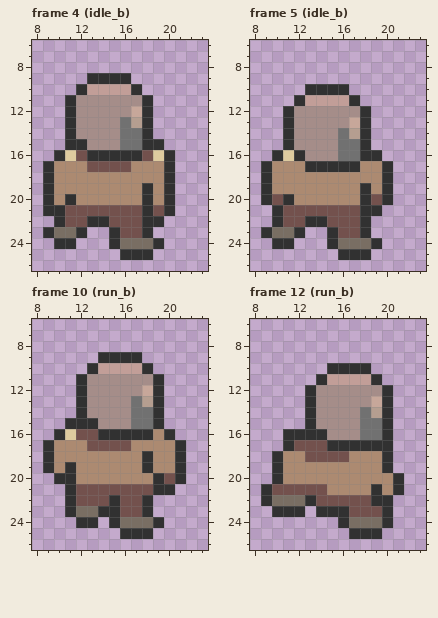
Edited in one commit: pixel-art file (DungeonCrawler/assets/player/player.aseprite). That is the earlier state.
32x32 pixels, 22 frames. Shown: frame 4 (idle_b): x 8..23, y 6..26; frame 5 (idle_b): x 8..23, y 6..26; frame 10 (run_b): x 8..23, y 6..26; frame 12 (run_b): x 8..23, y 6..26. The commit also changed other frames, which this record leaves out.
The same view after the edit:
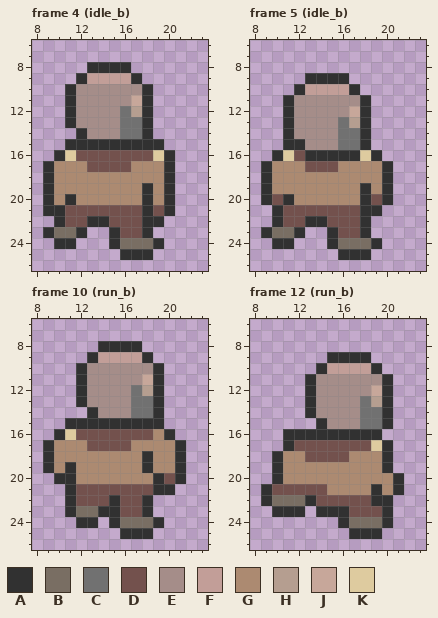
Palette (. is transparent): A #313131  B #796e63  C #717171  D #73514d  E #a58d89  F #c29e98  G #ac8a71  H #b59e90  J #c7a79a  K #decb9f
Changes in this commit:
Frame 4 (idle_b), layer "head Copy":
Colour A is added in row 8 at x 13 to 16; in row 9 at x 12 and 17; in row 10 at x 11 and 18.
Colour A replaces colour C in row 15 at x 16 to 17.
Colour A replaces colour E in row 14 at x 12; in row 15 at x 13 to 15.
Colour C replaces colour E in row 12 at x 16.
Colour C replaces colour H in row 13 at x 17.
Colour D replaces colour A in row 16 at x 13 to 17.
Colour E replaces colour A in row 10 at x 12 and 17.
Colour E replaces colour F in row 10 at x 13 to 16.
Colour F replaces colour A in row 9 at x 13 to 16.
Colour H replaces colour J in row 12 at x 17.
Colour J replaces colour E in row 11 at x 17.
The edit erases colour A in row 14 at x 11.
Frame 5 (idle_b), layer "head Copy":
Colour A is added in row 9 at x 13 to 16; in row 10 at x 12 and 17; in row 11 at x 11 and 18.
Colour A replaces colour C in row 16 at x 16 to 17.
Colour A replaces colour E in row 15 at x 12; in row 16 at x 13 to 15.
Colour C replaces colour E in row 13 at x 16.
Colour C replaces colour H in row 14 at x 17.
Colour D replaces colour A in row 16 at x 12; in row 17 at x 13 to 15.
Colour E replaces colour A in row 11 at x 12 and 17.
Colour E replaces colour F in row 11 at x 13 to 16.
Colour F replaces colour A in row 10 at x 13 to 16.
Colour G replaces colour A in row 17 at x 16 to 17.
Colour H replaces colour J in row 13 at x 17.
Colour J replaces colour E in row 12 at x 17.
Colour K replaces colour A in row 16 at x 18.
Frame 10 (run_b), layer "head Copy":
Colour A is added in row 8 at x 14 to 17; in row 9 at x 13 and 18; in row 10 at x 12 and 19.
Colour A replaces colour C in row 15 at x 17 to 18.
Colour A replaces colour E in row 14 at x 13; in row 15 at x 14 to 16.
Colour C replaces colour E in row 12 at x 17.
Colour C replaces colour H in row 13 at x 18.
Colour D replaces colour A in row 16 at x 14 to 18.
Colour E replaces colour A in row 10 at x 13 and 18.
Colour E replaces colour F in row 10 at x 14 to 17.
Colour F replaces colour A in row 9 at x 14 to 17.
Colour H replaces colour J in row 12 at x 18.
Colour J replaces colour E in row 11 at x 18.
The edit erases colour A in row 14 at x 12.
Frame 12 (run_b), layer "head Copy":
Colour A is added in row 9 at x 15 to 18; in row 10 at x 14 and 19; in row 11 at x 13 and 20.
Colour A replaces colour C in row 16 at x 18 to 19.
Colour A replaces colour E in row 15 at x 14; in row 16 at x 15 to 17.
Colour C replaces colour E in row 13 at x 18.
Colour C replaces colour H in row 14 at x 19.
Colour D replaces colour A in row 17 at x 15 to 18.
Colour E replaces colour A in row 11 at x 14 and 19.
Colour E replaces colour F in row 11 at x 15 to 18.
Colour F replaces colour A in row 10 at x 15 to 18.
Colour H replaces colour J in row 13 at x 19.
Colour J replaces colour E in row 12 at x 19.
Colour K replaces colour A in row 17 at x 19.
The edit erases colour A in row 15 at x 13; in row 16 at x 20.
Changed places in both pictures, as pixel boxes (x1, y1, x2, y2):
changed: (65, 62, 153, 161)
changed: (283, 73, 371, 172)
changed: (76, 341, 164, 440)
changed: (305, 352, 393, 451)
